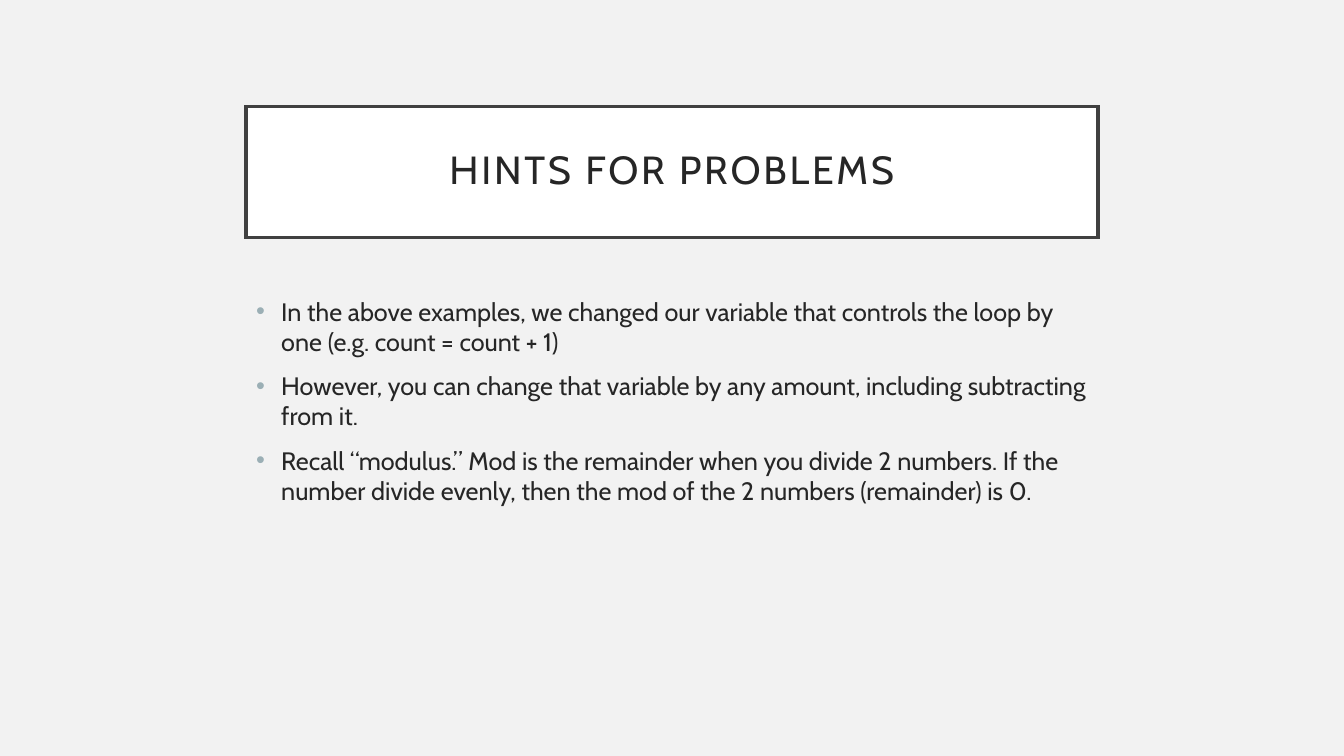
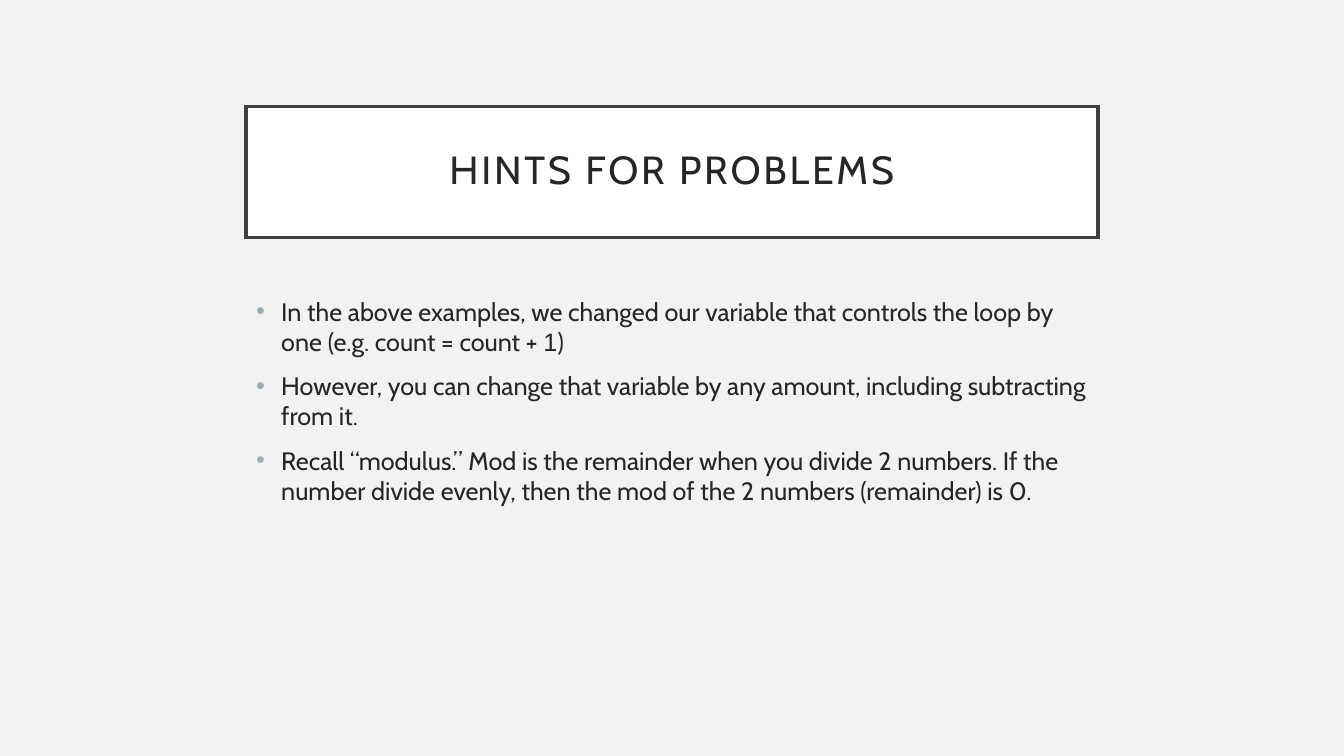
Before and after one commit to rsera/Junior-Knights, a slide deck: slide 22 of Python Day 4 While Loops.pptx (slide 19 before the commit). Drawn at 1344x756 pixels with LibreOffice and Linux fonts; fonts in the diff are those of the drawing. Boxes give left, top, right and bottom in pixels: in the first picture for what was removed or moved away, otherwise in the second. Text is boxed around its words. In the diff, an @@ line names an element or a change of style, - is before the commit and + after.

```diff
--- a/Python Day 4 While Loops.pptx
+++ b/Python Day 4 While Loops.pptx
@@ text at [281,302,1053,357]: font Cabin to Arial in "1)" @@
```
Also in this commit, not shown: 6 other slides changed, 4 slides added, 1 slide removed, 1 other file.
